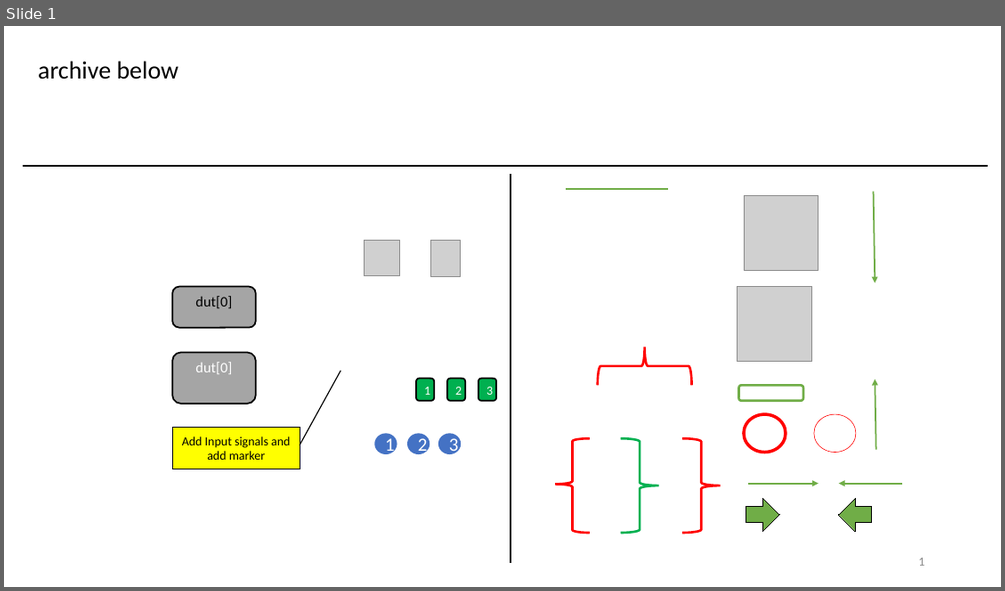
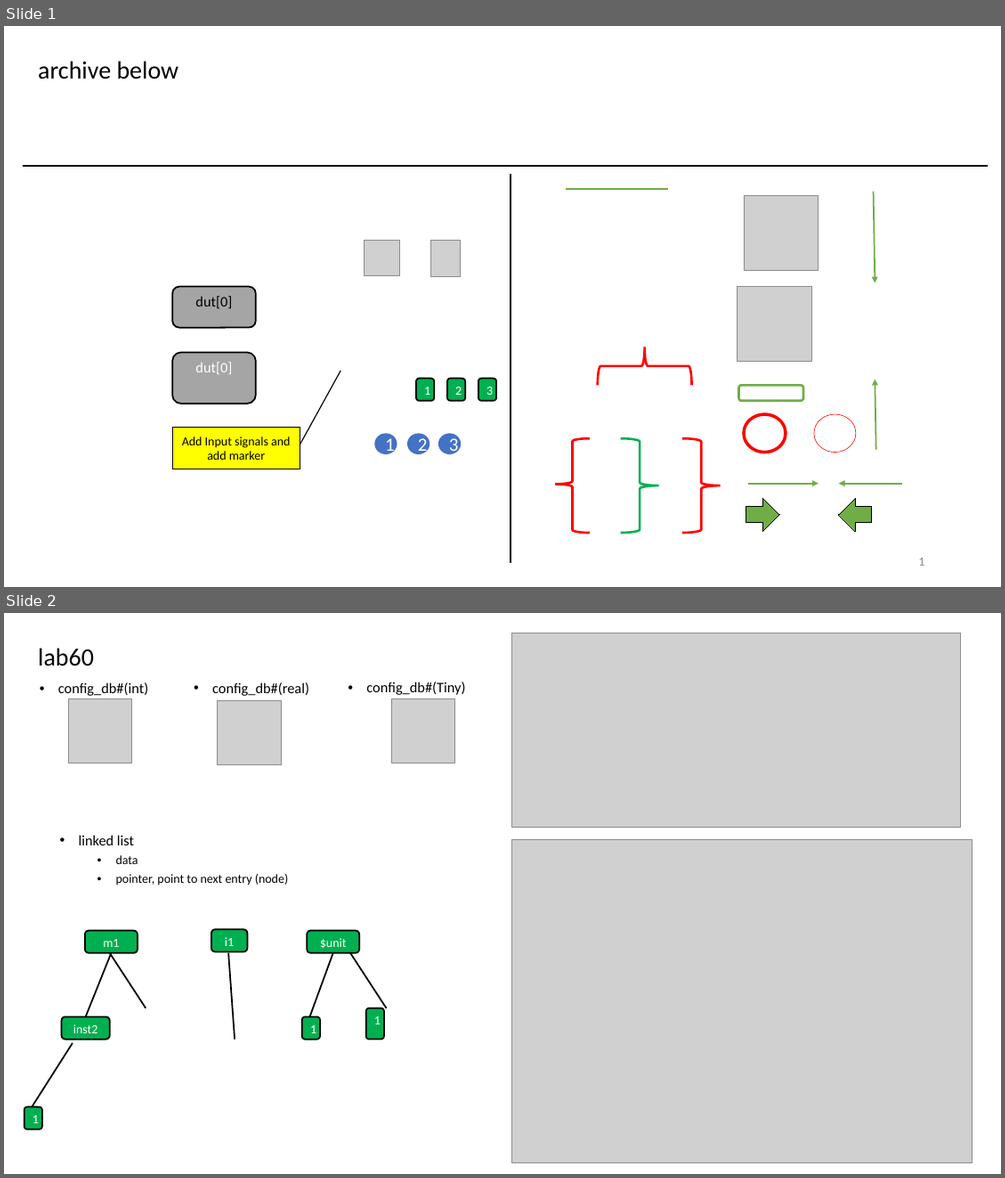
Before and after one commit to r06942072/study_sv, a slide deck: note.pptx. Shown one above the other, each under a label of ours: slide 1 before the commit, slides 1 and 2 after it. The pictures are 1005x591 and 1005x1178 pixels, drawn with LibreOffice and Linux fonts; fonts in the diff are those of the drawing; grey boxes stand for pictures. Boxes give left, top, right and bottom in pixels: in the first picture for what was removed or moved away, otherwise in the second. Text is boxed around its words. In the diff, an @@ line names an element or a change of style, - is before the commit and + after.

```diff
--- a/note.pptx
+++ b/note.pptx
@@ slide 2 added at box(4, 613, 1001, 1174), background #FFFFFF @@
@@ picture added at box(512, 633, 961, 827) @@
@@ title added at box(38, 648, 94, 666), 24 pt, text #000000 @@
+lab60
@@ text added at box(58, 682, 148, 696), 14 pt, text #000000 @@
+• config_db#(int)
@@ text added at box(212, 682, 309, 696), 14 pt, text #000000 @@
+• config_db#(real)
@@ text added at box(366, 682, 465, 695), 14 pt, text #000000 @@
+• config_db#(Tiny)
@@ picture added at box(68, 699, 133, 763) @@
@@ picture added at box(218, 701, 283, 765) @@
@@ picture added at box(391, 699, 455, 763) @@
@@ text added at box(79, 835, 288, 885), 12 pt, text #000000 @@
+• linked list
+  • data
+  • pointer, point to next entry (node)
@@ picture added at box(512, 840, 971, 1163) @@
@@ rounded rectangle added at box(85, 931, 138, 953), fill #00B050, outline #000000 1.5 pt, 12 pt, text #FFFFFF @@
+m1
@@ rounded rectangle added at box(211, 929, 247, 952), fill #00B050, outline #000000 1.5 pt, 12 pt, text #FFFFFF @@
+i1
@@ rounded rectangle added at box(307, 931, 359, 953), fill #00B050, outline #000000 1.5 pt, 12 pt, text #FFFFFF @@
+$unit
@@ line added from (111, 953) to (86, 1017), #000000 1.5 pt @@
@@ line added from (109, 953) to (146, 1008), #000000 1.5 pt @@
@@ line added from (228, 953) to (235, 1039), #000000 1.5 pt @@
@@ line added from (333, 953) to (310, 1017), #000000 1.5 pt @@
@@ line added from (350, 953) to (386, 1008), #000000 1.5 pt @@
@@ rounded rectangle added at box(366, 1008, 384, 1038), fill #00B050, outline #000000 1.5 pt, 12 pt, text #FFFFFF @@
+1
@@ rounded rectangle added at box(62, 1017, 110, 1039), fill #00B050, outline #000000 1.5 pt, 12 pt, text #FFFFFF @@
+inst2
@@ rounded rectangle added at box(302, 1017, 320, 1039), fill #00B050, outline #000000 1.5 pt, 12 pt, text #FFFFFF @@
+1
@@ line added from (73, 1043) to (32, 1107), #000000 1.5 pt @@
@@ rounded rectangle added at box(24, 1107, 42, 1129), fill #00B050, outline #000000 1.5 pt, 12 pt, text #FFFFFF @@
+1
```
Also in this commit, not shown: 2 other files.
